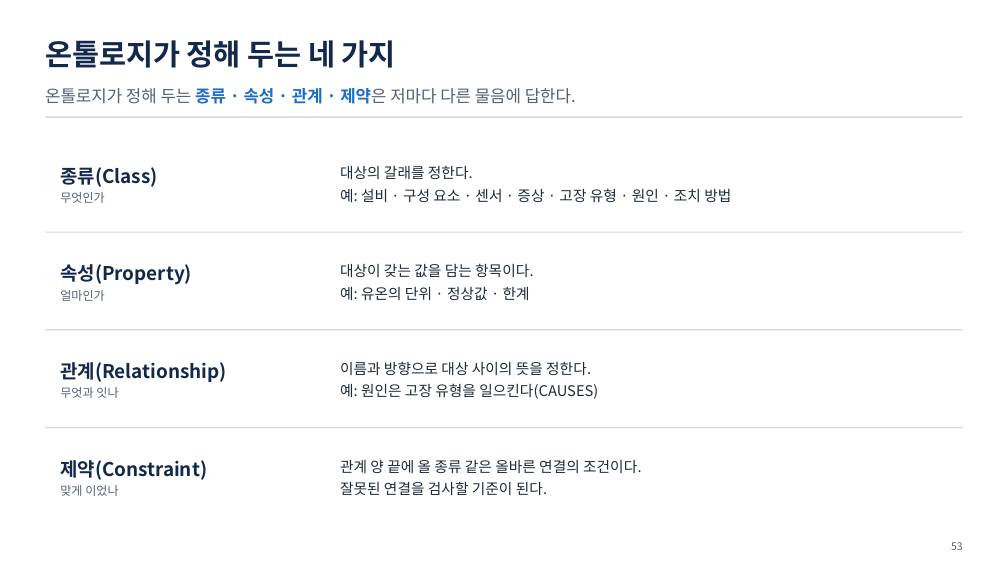
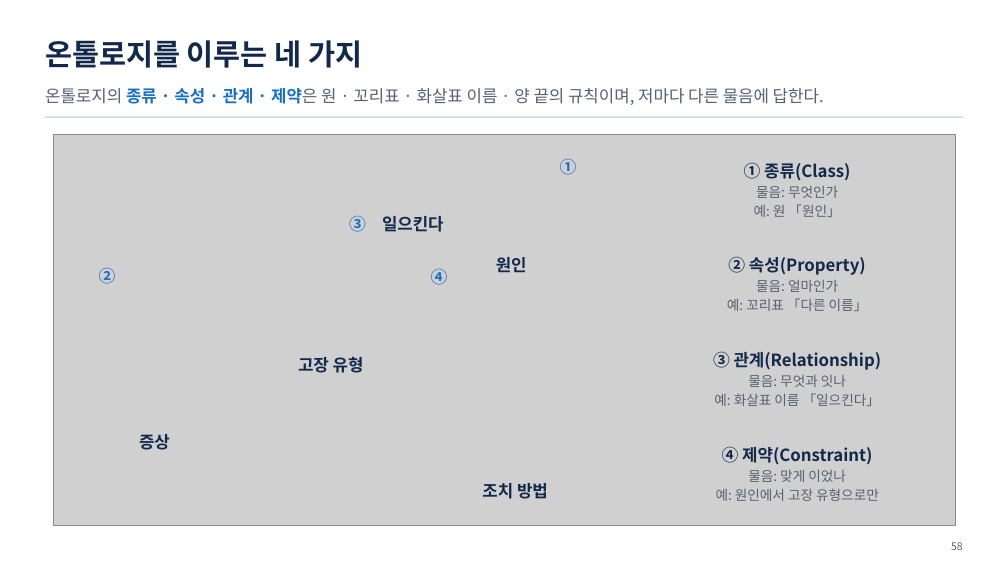
Before and after one commit to uengine-oss/hyd-iot-edu, a slide deck: slide 58 of workspace/강의제작/산출물/통합반/이론/01회차/통합반_01일차.pptx (slide 53 before the commit). Drawn at 1008x567 pixels with LibreOffice and Linux fonts; fonts in the diff are those of the drawing; grey boxes stand for pictures. Boxes give left, top, right and bottom in pixels: in the first picture for what was removed or moved away, otherwise in the second. Text is boxed around its words. In the diff, an @@ line names an element or a change of style, - is before the commit and + after.

Commit message:
1회차 온톨로지 파트 덱을 새 차례로(사용자 「이 차례로 만들기」, 화면은 사용자 확정 전): 본문 19장 · 덱 76장 · 새 그림 4 · 확정 PPTX 1~47 그대로, 02편 화면 짚기 4장, 인계 요약

```diff
--- a/workspace/강의제작/산출물/통합반/이론/01회차/통합반_01일차.pptx
+++ b/workspace/강의제작/산출물/통합반/이론/01회차/통합반_01일차.pptx
@@ text at (45,40,362,68): text changed @@
-온톨로지가 정해 두는 네 가지
+온톨로지를 이루는 네 가지
@@ text at (45,88,824,105): text changed @@
-온톨로지가 정해 두는 종류 · 속성 · 관계 · 제약은 저마다 다른 물음에 답한다.
+온톨로지의 종류 · 속성 · 관계 · 제약은 원 · 꼬리표 · 화살표 이름 · 양 끝의 규칙이며, 저마다 다른 물음에 답한다.
@@ picture added at (53,135,955,526) @@
@@ text added at (560,158,577,175), 16 pt, text #1A6FC4, bold @@
+①
@@ vertical alignment middle to top in 3 elements at (496,257,527,273), (139,434,170,450), (754,186,840,217) @@
@@ text at (754,186,840,217): text changed; size 18 to 13 pt; text colour #13294B to #556175; bold off @@
-종류(Class)
-무엇인가
+① 종류(Class)
+물음: 무엇인가
+예: 원 「원인」
@@ rectangle removed at (45,231,963,232) @@
@@ text added at (349,215,366,232), 16 pt, text #1A6FC4, bold @@
+③
@@ text added at (382,216,444,232), 16 pt, text #13294B, bold @@
+일으킨다
@@ text added at (99,267,116,284), 16 pt, text #1A6FC4, bold @@
+②
@@ text removed at (340,263,534,300) @@
-대상이 갖는 값을 담는 항목이다.
-예: 유온의 단위 · 정상값 · 한계
@@ text added at (431,268,448,285), 16 pt, text #1A6FC4, bold @@
+④
@@ text at (496,257,527,273): text changed; size 18 to 16 pt @@
-속성(Property)
-얼마인가
+원인
@@ text added at (727,256,868,311), 13 pt, text #556175 @@
+② 속성(Property)
+물음: 얼마인가
+예: 꼬리표 「다른 이름」
@@ rectangle removed at (45,330,963,330) @@
@@ text added at (298,357,364,373), 16 pt, text #13294B, bold @@
+고장 유형
@@ text added at (713,351,882,406), 13 pt, text #556175 @@
+③ 관계(Relationship)
+물음: 무엇과 잇나
+예: 화살표 이름 「일으킨다」
@@ text removed at (60,362,226,398) @@
-관계(Relationship)
-무엇과 잇나
@@ text removed at (340,361,598,399) @@
-이름과 방향으로 대상 사이의 뜻을 정한다.
-예: 원인은 고장 유형을 일으킨다(CAUSES)
@@ rectangle removed at (45,427,963,428) @@
@@ text at (139,434,170,450): text changed; size 14 to 16 pt; text colour #1F2A3A to #13294B; bold on @@
-대상의 갈래를 정한다.
-예: 설비 · 구성 요소 · 센서 · 증상 · 고장 유형 · 원인 · 조치 방법
+증상
@@ text added at (716,446,879,501), 13 pt, text #556175 @@
+④ 제약(Constraint)
+물음: 맞게 이었나
+예: 원인에서 고장 유형으로만
@@ text removed at (60,460,207,496) @@
-제약(Constraint)
-맞게 이었나
@@ text removed at (340,460,642,495) @@
-관계 양 끝에 올 종류 같은 올바른 연결의 조건이다.
-잘못된 연결을 검사할 기준이 된다.
@@ text added at (482,483,548,499), 16 pt, text #13294B, bold @@
+조치 방법
@@ text at (951,542,963,550): text changed @@
-53
+58
```
Also in this commit, not shown: 22 other slides changed, 2 slides added, 14 other files.
